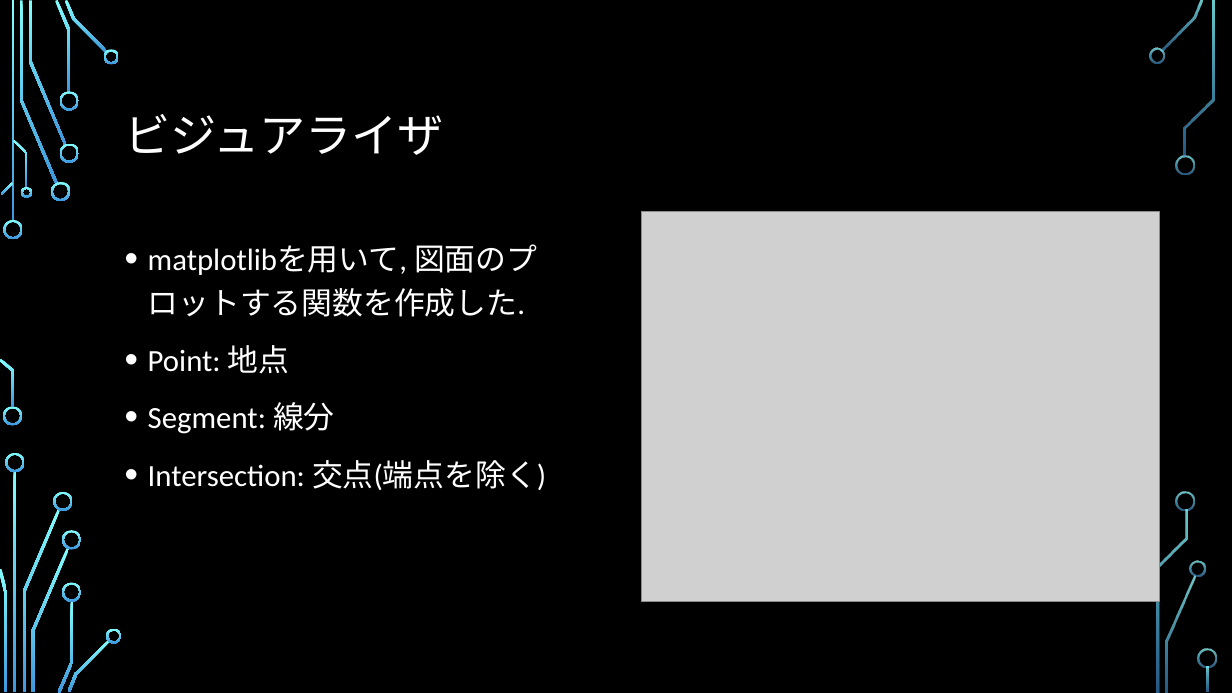
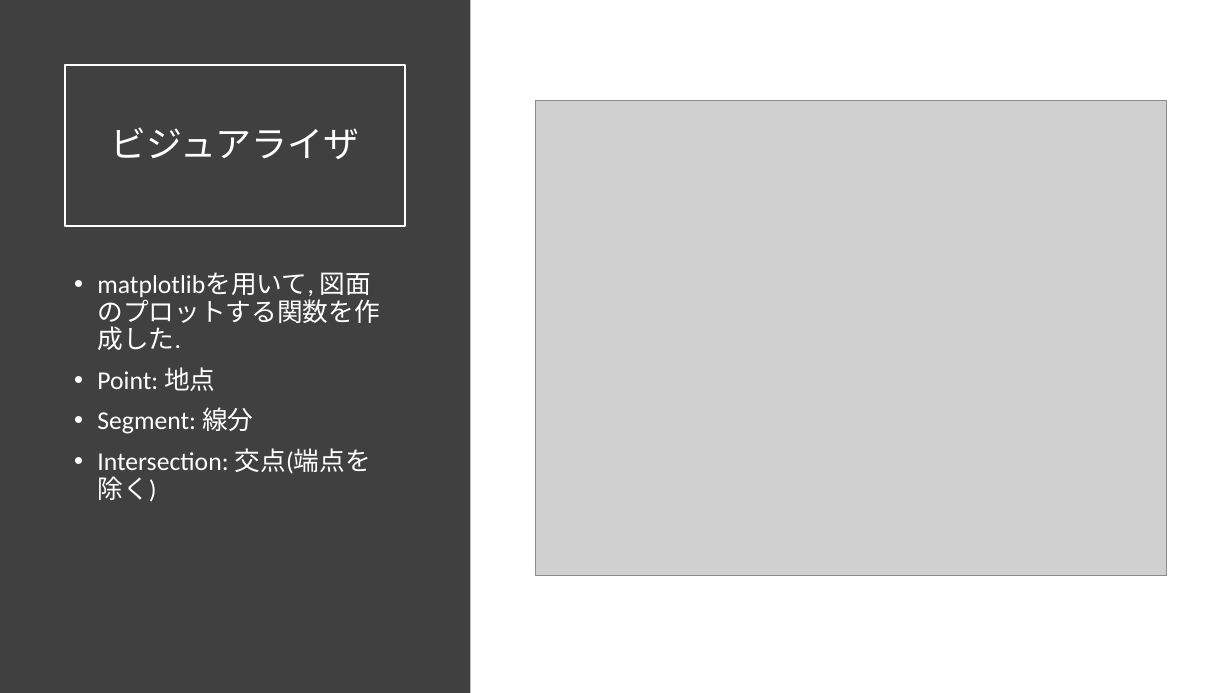
Before and after one commit to ie03-aizu-2019/ie03project-skys, a slide deck: slide 15 of Reports/Midterm.pptx (slide 14 before the commit). Drawn at 1232x693 pixels with LibreOffice and Linux fonts; fonts in the diff are those of the drawing; grey boxes stand for pictures; background and template pictures are left out. Boxes give left, top, right and bottom in pixels: in the first picture for what was removed or moved away, otherwise in the second. Text is boxed around its words. In the diff, an @@ line names an element or a change of style, - is before the commit and + after.

Commit message:
update design

```diff
--- a/Reports/Midterm.pptx
+++ b/Reports/Midterm.pptx
@@ background picture (left out) to #FFFFFF @@
@@ rectangle added at (0, 0, 470, 693), fill #404040 @@
@@ title "ビジュアライザ": place and size @@
-title "ビジュアライザ" at (125, 114, 444, 155)
+title "ビジュアライザ" at (65, 65, 405, 226)
@@ title "ビジュアライザ" at (65, 65, 405, 226): size 36 to 28 pt; alignment left to centre; outline none to #FFFFFF 1.5 pt @@
@@ picture: place and size @@
-picture at (641, 212, 1159, 601)
+picture at (535, 101, 1167, 576)
@@ text "matplotlibを用いて, 図面のプロットする関数を作成した.": place and size @@
-text "matplotlibを用いて, 図面のプロットする関数を作成した." at (148, 244, 546, 490)
+text "matplotlibを用いて, 図面のプロットする関数を作成した." at (97, 272, 380, 502)
@@ text "matplotlibを用いて, 図面のプロットする関数を作成した." at (97, 272, 380, 502): size 24 to 20 pt; line spacing 1.2 to 0.9 @@
@@ group removed at (0, 0, 1217, 693): 33 freeform shapes, 3 rectangles @@
```
Also in this commit, not shown: 16 other slides changed, 1 slide added.
